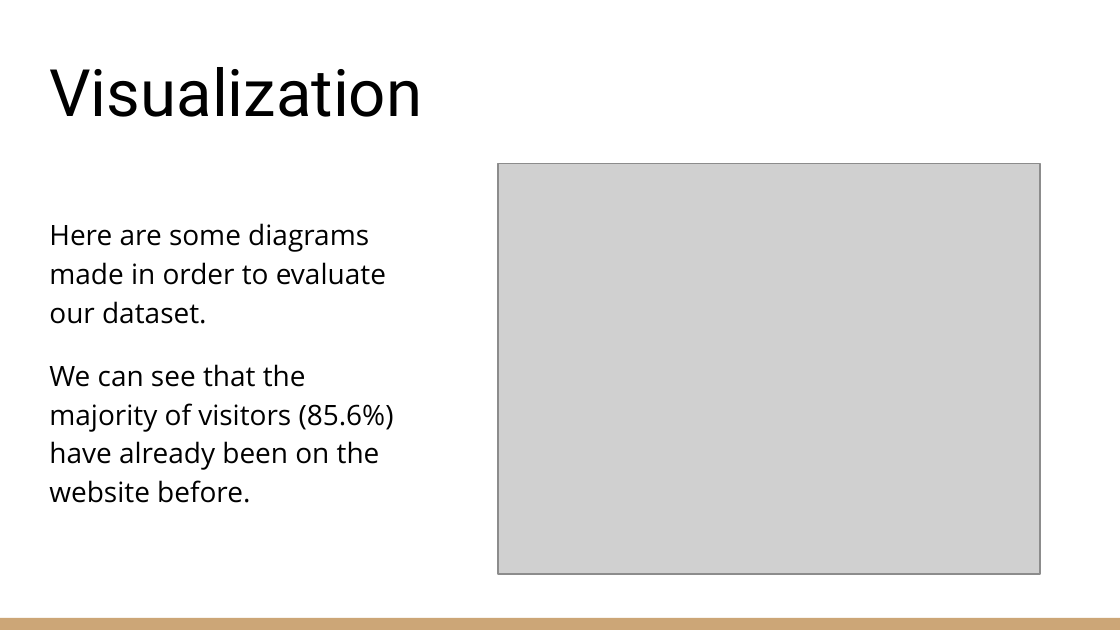
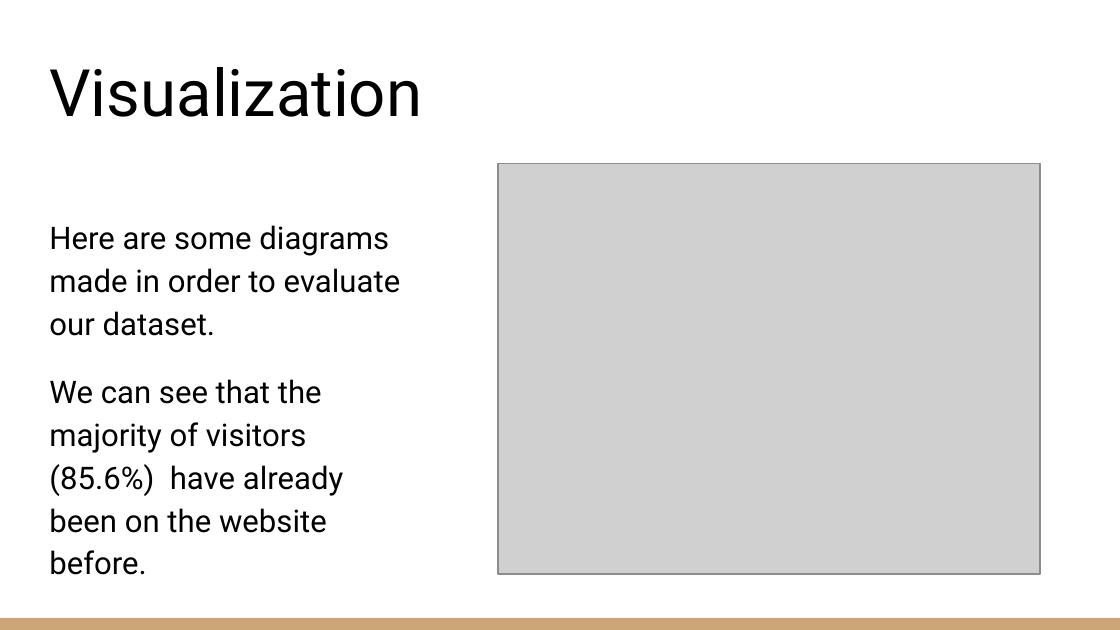
Before and after one commit to antoinethl/Data-analysis-purchasing-intention, a slide deck: slide 7 of Python for data analysis.pptx. Drawn at 1120x630 pixels with LibreOffice and Linux fonts; fonts in the diff are those of the drawing; grey boxes stand for pictures. Boxes give left, top, right and bottom in pixels: in the first picture for what was removed or moved away, otherwise in the second. Text is boxed around its words. In the diff, an @@ line names an element or a change of style, - is before the commit and + after.

```diff
--- a/Python for data analysis.pptx
+++ b/Python for data analysis.pptx
@@ text "Here are some diagrams made ..." at bbox=[49, 225, 401, 575]: size 18 to 20 pt, font Open Sans to Roboto @@
```
Also in this commit, not shown: 7 other slides changed.
